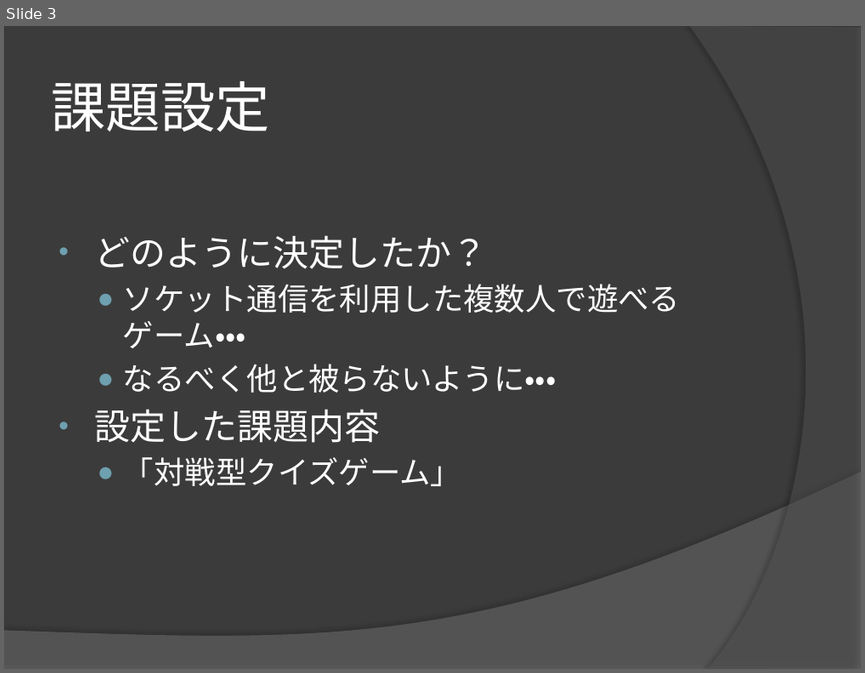
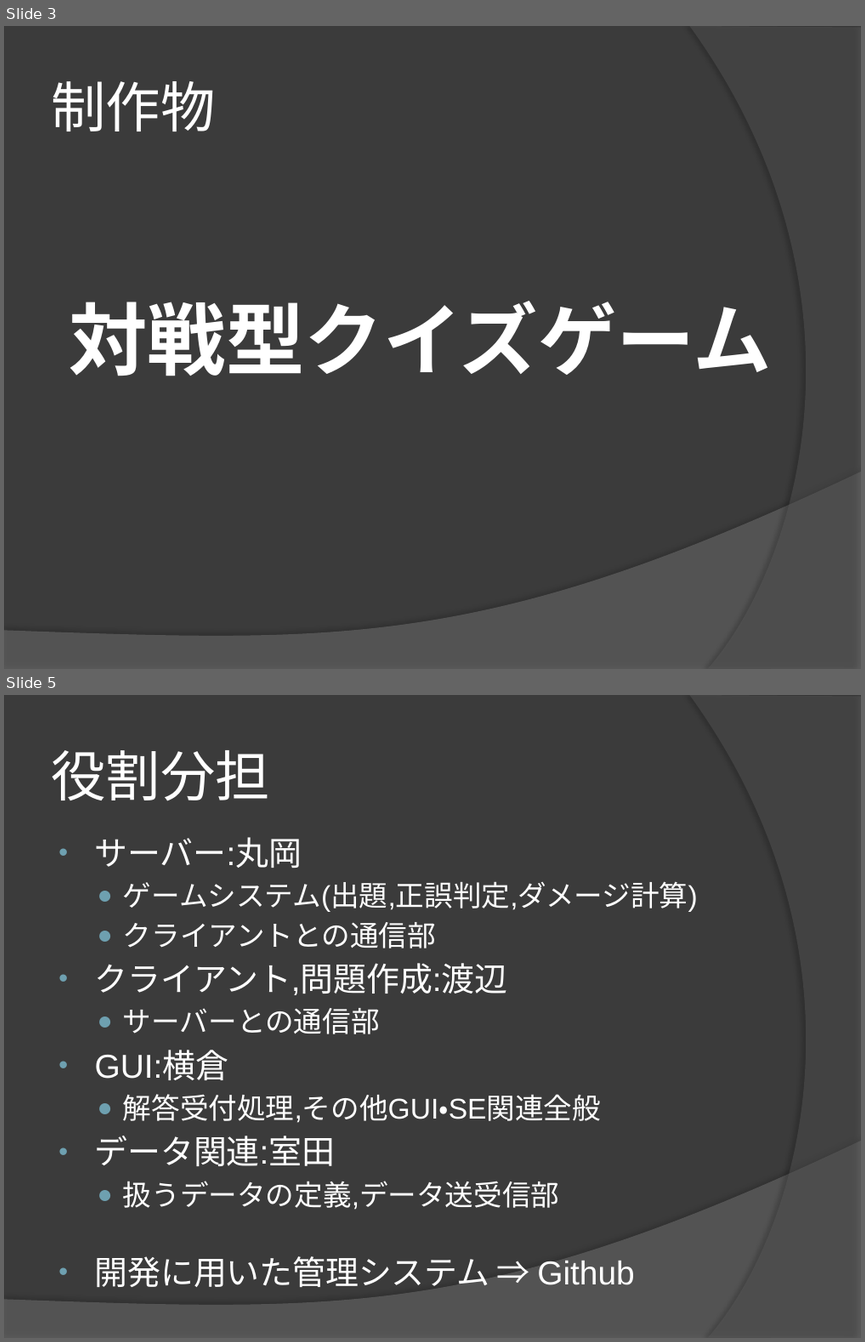
Before and after one commit to ymurota/SoftwareApp, a slide deck: SoftwarePP.pptx. Shown one above the other, each under a label of ours: slide 3 before the commit, slides 3 and 5 after it; the slides between them are not shown. The pictures are 865x673 and 865x1342 pixels, drawn with LibreOffice and Linux fonts; fonts in the diff are those of the drawing. Boxes give left, top, right and bottom in pixels: in the first picture for what was removed or moved away, otherwise in the second. Text is boxed around its words. In the diff, an @@ line names an element or a change of style, - is before the commit and + after.

```diff
--- a/SoftwarePP.pptx
+++ b/SoftwarePP.pptx
@@ slide 5 added at [4, 695, 861, 1338], background #3B3B3B; not listed: 2 template elements that a slide beside it also shows @@
@@ title added at [51, 750, 270, 801], 46 pt, text #FFFFFF @@
+役割分担
@@ text added at [95, 837, 698, 1287], 24.1 pt, text #FFFFFF @@
+• サーバー:丸岡
+  ● ゲームシステム(出題,正誤判定,ダメージ計算)
+  ● クライアントとの通信部
+• クライアント,問題作成:渡辺
+  ● サーバーとの通信部
+• GUI:横倉
+  ● 解答受付処理,その他GUI・SE関連全般
+• データ関連:室田
+  ● 扱うデータの定義,データ送受信部
+• 開発に用いた管理システム ⇒ Github
@@ slide 3 changed as well @@
@@ title at [51, 81, 215, 131]: text changed @@
-課題設定
+制作物
@@ text at [69, 301, 772, 376]: text changed; size 26 to 66 pt; bold on @@
-• どのように決定したか？
-  ● ソケット通信を利用した複数人で遊べるゲーム・・・
-  ● なるべく他と被らないように・・・
-• 設定した課題内容
-  ● 「対戦型クイズゲーム」
+対戦型クイズゲーム
```
Also in this commit, not shown: 4 other slides changed, 1 other slide added, 5 slides removed, 1 other file.
